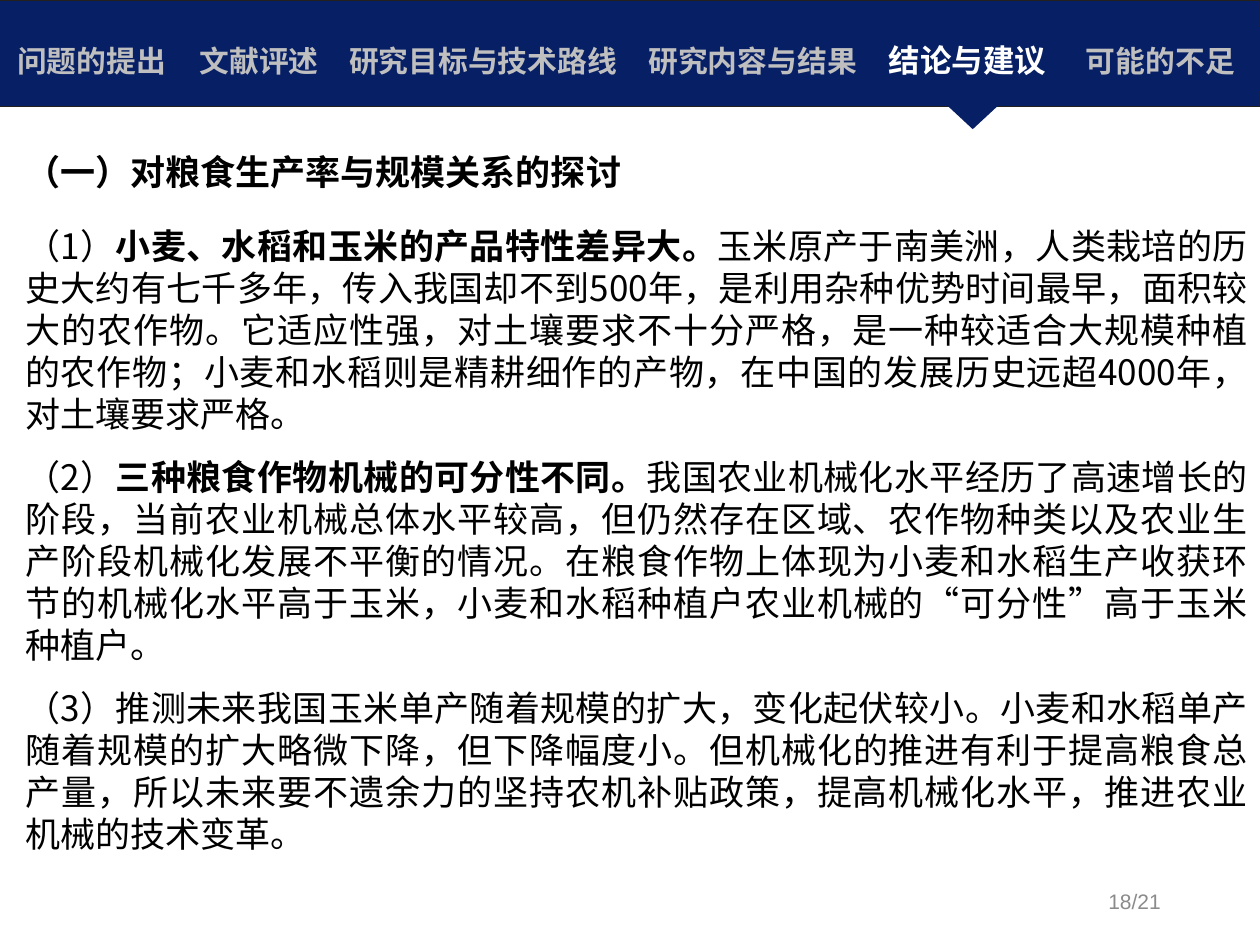
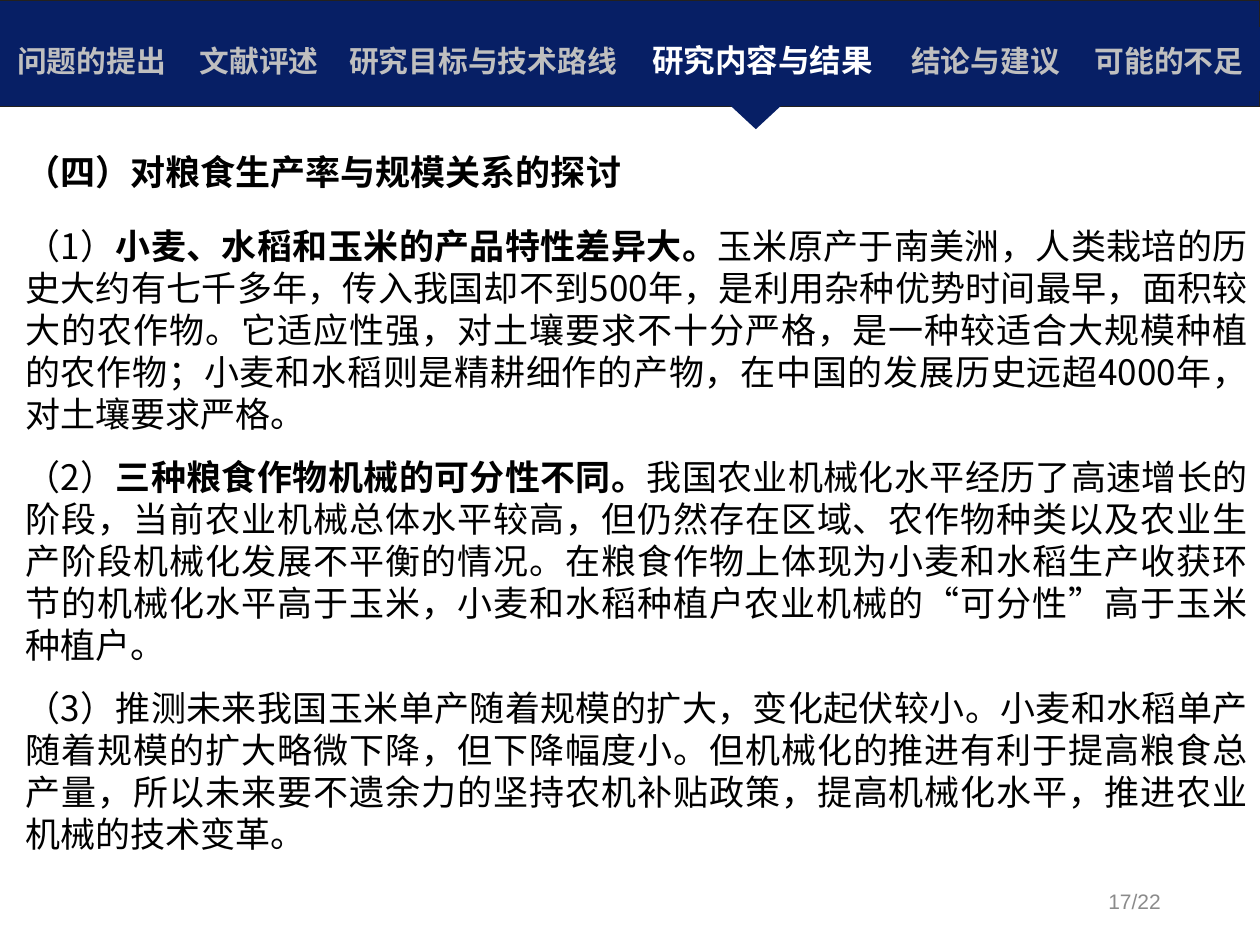
Before and after one commit to Iris0428/IR.Paper, a slide deck: slide 26 of 论文写作/毕业论文修改/S5+10+我国粮食生产率与农地经营规模关系的实证研究.pptx (slide 28 before the commit). Drawn at 1260x945 pixels with LibreOffice and Linux fonts; fonts in the diff are those of the drawing; background and template pictures are left out. Boxes give left, top, right and bottom in pixels: in the first picture for what was removed or moved away, otherwise in the second. Text is boxed around its words. In the diff, an @@ line names an element or a change of style, - is before the commit and + after.

```diff
--- a/论文写作/毕业论文修改/S5+10+我国粮食生产率与农地经营规模关系的实证研究.pptx
+++ b/论文写作/毕业论文修改/S5+10+我国粮食生产率与农地经营规模关系的实证研究.pptx
@@ table at bbox=[0, 28, 1260, 91] @@
@@ size 17 to 18 pt, text colour #BFBFBF to #FFFFFF in "研究内容与结果" @@
@@ size 18 to 17 pt, text colour #FFFFFF to #BFBFBF in "结论与建议" @@
@@ flow chart merge: place and size @@
-flow chart merge at bbox=[946, 105, 999, 129]
+flow chart merge at bbox=[730, 105, 782, 129]
@@ text at bbox=[25, 155, 621, 189]: text changed @@
-（一）对粮食生产率与规模关系的探讨
+（四）对粮食生产率与规模关系的探讨
@@ text at bbox=[1108, 894, 1160, 909]: text changed @@
-18/21
+17/22
```
Also in this commit, not shown: 21 other slides changed, 21 other files.
